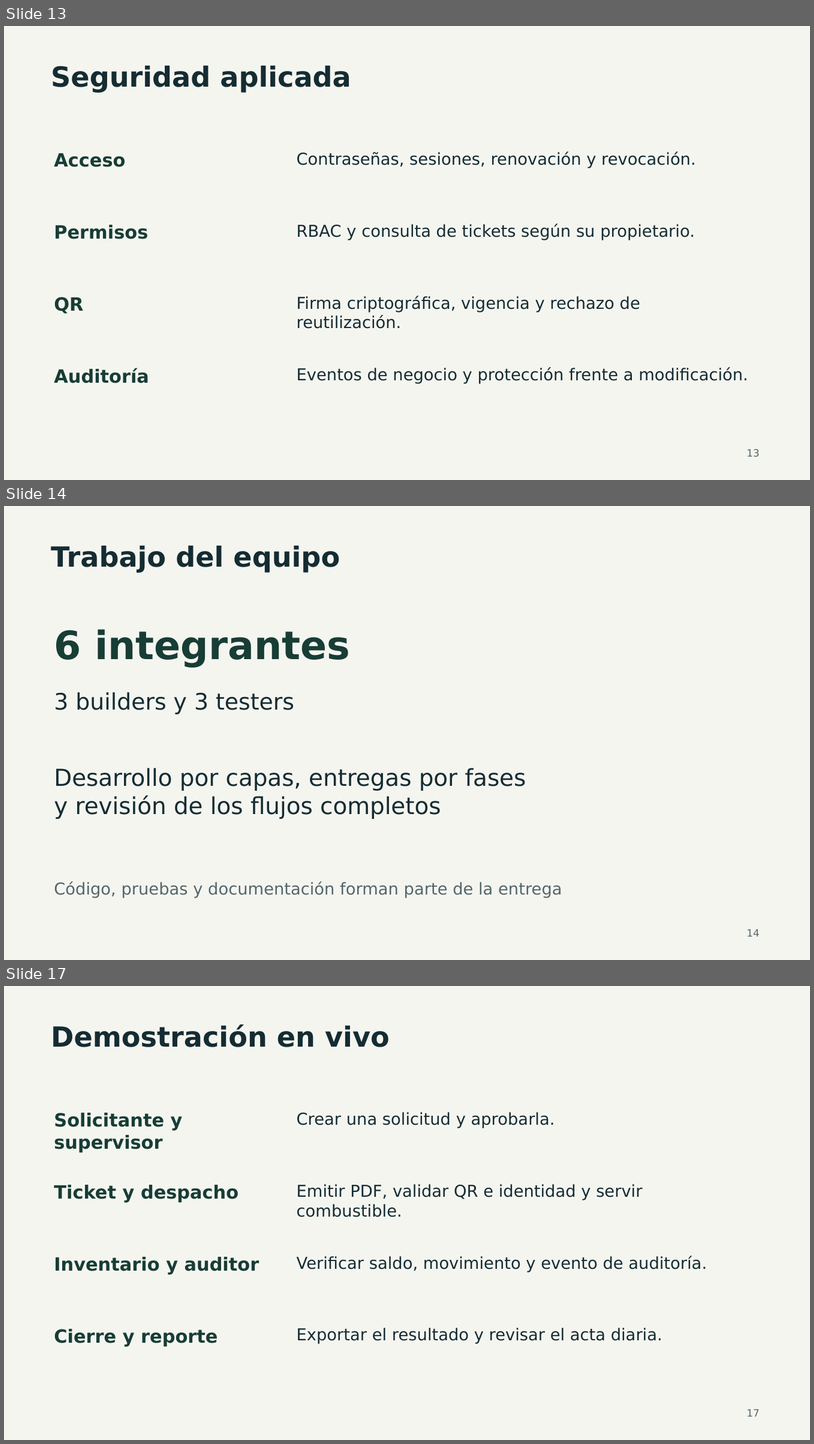
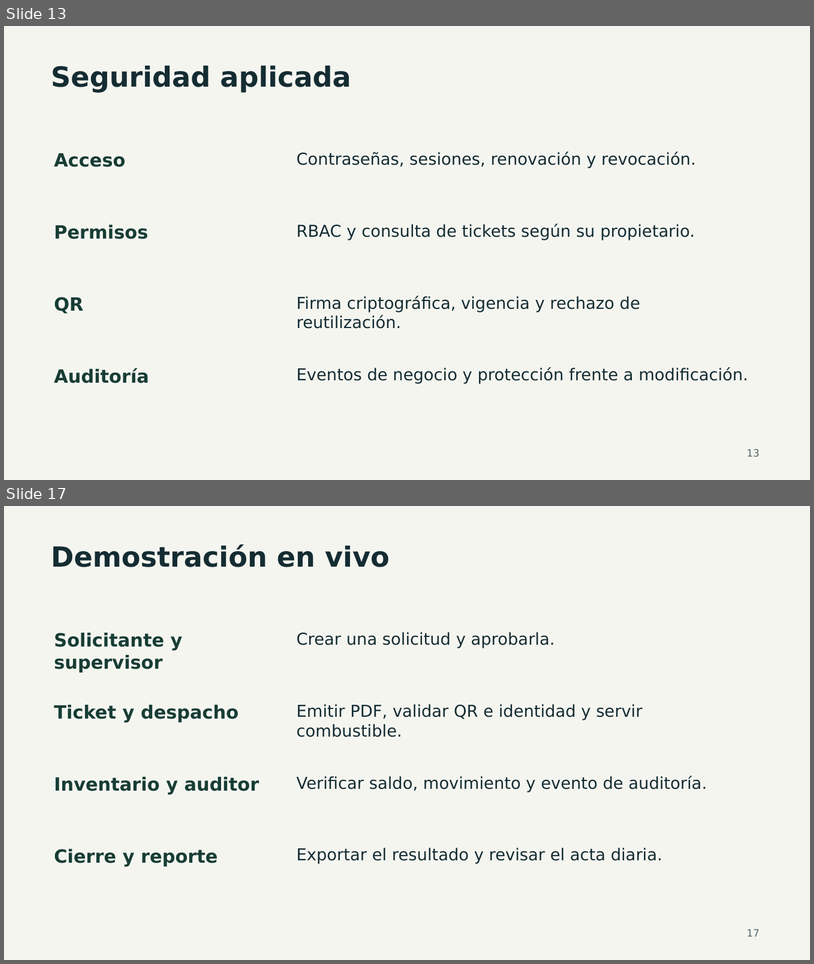
Before and after one commit to Rowlistp/ING-IDS347-01-TENDENCIAS-EN-DESARROLLO-DE-SOFTWARE, a slide deck: docs/presentacion/FuelTrack-Presentacion.pptx. Shown one above the other, each under a label of ours: slides 13, 14 and 17 before the commit, slides 13 and 17 after it; the slides between them are not shown. The pictures are 814x1444 and 814x964 pixels, drawn with LibreOffice and Linux fonts; fonts in the diff are those of the drawing. Boxes give left, top, right and bottom in pixels: in the first picture for what was removed or moved away, otherwise in the second. Text is boxed around its words. In the diff, an @@ line names an element or a change of style, - is before the commit and + after.

```diff
--- a/docs/presentacion/FuelTrack-Presentacion.pptx
+++ b/docs/presentacion/FuelTrack-Presentacion.pptx
@@ slide 14 removed at (4,506,810,960), background #F5F5F0 @@
@@ text removed at (51,546,340,573) @@
-Trabajo del equipo
@@ text removed at (54,629,350,667) @@
-6 integrantes
@@ text removed at (54,692,294,714) @@
-3 builders y 3 testers
@@ text removed at (54,768,527,819) @@
-Desarrollo por capas, entregas por fases
-y revisión de los flujos completos
@@ text removed at (54,881,562,898) @@
-Código, pruebas y documentación forman parte de la entrega
@@ text removed at (747,929,759,936) @@
-14
```
Also in this commit, not shown: 5 slides changed, 1 slide added, 13 other files.
